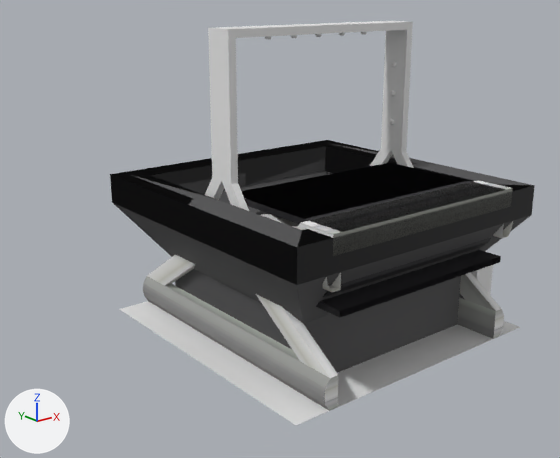
One commit to the OBJ model resources/assets/taam/models/conveyor.obj: the scene before it, then after it.
One viewpoint serves both versions: a 50 mm camera at (-1.169, -2.393, 1.115) aimed at (0.313, -0.541, 0.374). Lighting does not change. The marker at lower left points along +X, +Y and +Z. Where no turn or scale is listed for an object, it has been applied to the vertices. Vertices at the same position are counted once.

Names of what the first picture shows: 'Appliance_Sprayer_asmdl', 'Conveyor_End_Cap_cecmdl', 'Conveyor_End_cemdl', 'Conveyor_Hopper_chmdl', 'Conveyor_Processing_Chute_chutemdl', 'Conveyor_Straight_csmdl', 'Reference_rplane', 'Support_smdl'.
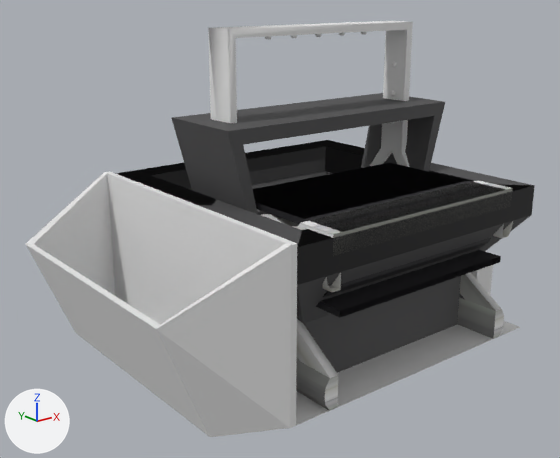
Changed parts and their boxes (x1, y1, x2, y2) in the pictures (560 x 458 px; the box of a moved part takes in the faces that stretch with it):
```json
{"object": "Bag_Cube", "change": "added", "after": [26, 171, 297, 437]}
{"object": "Appliance_Reordering_Cube.001", "change": "added", "after": [172, 93, 445, 214]}
{"part": 1, "of": "me_conveyor_hopper_chmdl", "change": "moved or reshaped", "before": [110, 142, 508, 285], "after": [115, 142, 443, 285]}
{"part": 2, "of": "me_conveyor_processing_chute_chutemdl", "change": "moved or reshaped", "before": [161, 184, 340, 373], "after": [159, 142, 508, 373]}
{"object": "Support_smdl", "change": "unchanged, covered by the edit", "before": [143, 254, 501, 410], "after": [296, 272, 501, 410]}
```

Edits to the scene script, one JSON object a line:
```json
{"block": "me_conveyor_hopper_chmdl", "where": "me_conveyor_hopper_chmdl.from_pydata(...)  # 25 vertices, 46 faces; spans x 0.0..1.0, y -1.0..0.0, z 0.0..0.5"}
{"block": "me_conveyor_hopper_chmdl", "where": "# used by ob_conveyor_hopper_chmdl; location = (0.0, 0.0, 0.0)"}
{"block": "me_conveyor_hopper_chmdl", "change": "me_conveyor_hopper_chmdl part 1"}
{"block": "me_conveyor_hopper_chmdl", "change": "42 faces are deleted"}
{"block": "me_conveyor_hopper_chmdl", "change": "42 new faces join them"}
{"block": "me_conveyor_processing_chute_chutemdl", "where": "me_conveyor_processing_chute_chutemdl.from_pydata(...)  # 32 vertices, 60 faces; spans x 0.0..1.0, y -1.0..0.0, z 0.0..0.5"}
{"block": "me_conveyor_processing_chute_chutemdl", "where": "# used by ob_conveyor_processing_chute_chutemdl; location = (0.0, 0.0, 0.0)"}
{"block": "me_conveyor_processing_chute_chutemdl", "change": "me_conveyor_processing_chute_chutemdl part 2"}
{"block": "me_conveyor_processing_chute_chutemdl", "change": "56 faces are deleted"}
{"block": "me_conveyor_processing_chute_chutemdl", "change": "56 new faces join them"}
{"op": "add", "block": "me_bag_cube", "code": ["me_bag_cube = bpy.data.meshes.new('Bag_Cube')", "me_bag_cube.from_pydata(...)  # 20 vertices, 36 faces; spans x -0.35..0.0, y -1.0..0.0, z 0.0..0.51", "me_bag_cube.materials.append(mat_material)  # white #e7e7e7"]}
{"op": "add", "block": "me_appliance_reordering_cube_001", "code": ["me_appliance_reordering_cube_001 = bpy.data.meshes.new('Appliance_Reordering_Cube.001')", "me_appliance_reordering_cube_001.from_pydata(...)  # 16 vertices, 28 faces; spans x 0.042..0.958, y -0.648..-0.352, z 0.45..0.735", "me_appliance_reordering_cube_001.materials.append(mat_conveyor)  # picture img_conveyor_png"]}
{"op": "add", "block": "ob_bag_cube", "code": ["ob_bag_cube = bpy.data.objects.new('Bag_Cube', me_bag_cube)", "ob_bag_cube.location = (0.0, 0.0, 0.0)"]}
{"op": "add", "block": "ob_appliance_reordering_cube_001", "code": ["ob_appliance_reordering_cube_001 = bpy.data.objects.new('Appliance_Reordering_Cube.001', me_appliance_reordering_cube_001)", "ob_appliance_reordering_cube_001.location = (0.0, 0.0, 0.0)"]}
```
